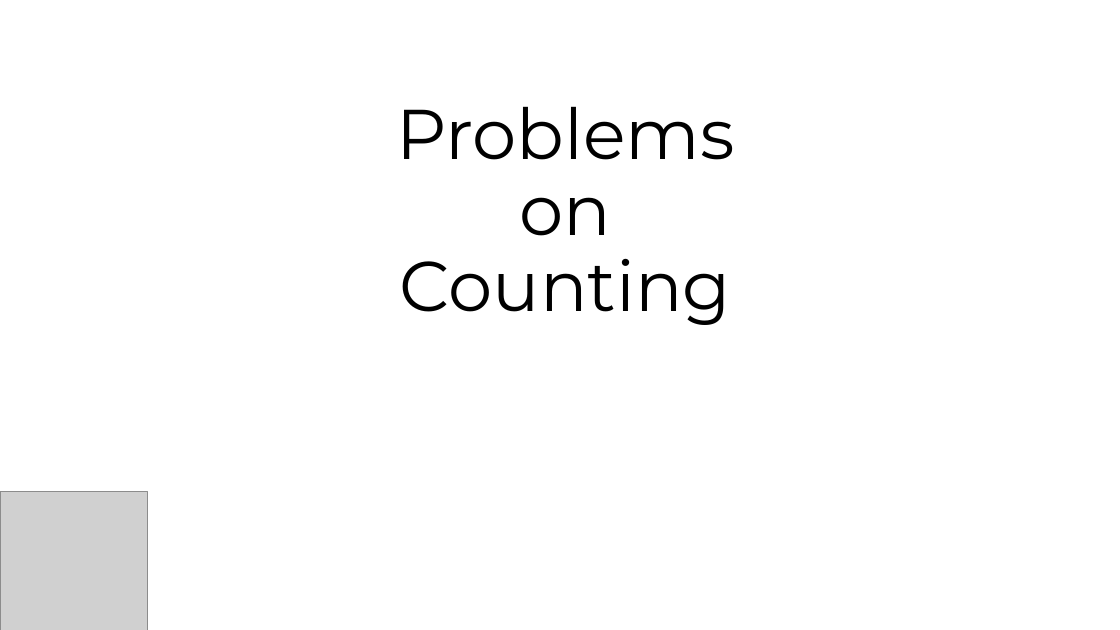
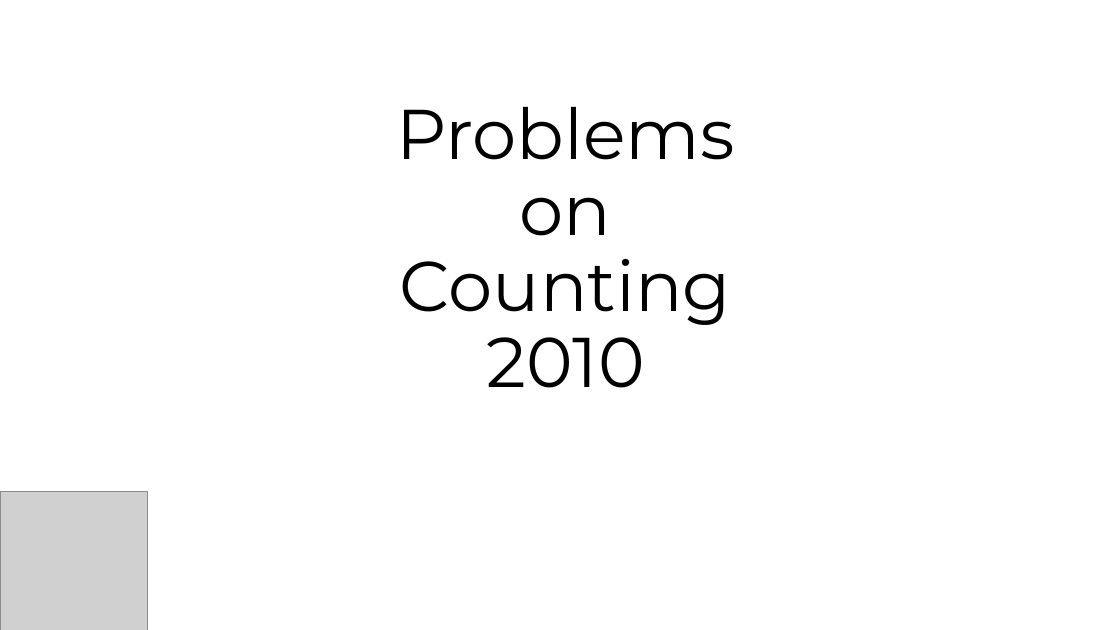
Before and after one commit to jinmang2/probability, a slide deck: slide 1 of 경우의 수 임용고시 2010.pptx. Drawn at 1120x630 pixels with LibreOffice and Linux fonts; fonts in the diff are those of the drawing; grey boxes stand for pictures. Boxes give left, top, right and bottom in pixels: in the first picture for what was removed or moved away, otherwise in the second. Text is boxed around its words. In the diff, an @@ line names an element or a change of style, - is before the commit and + after.

```diff
--- a/경우의 수 임용고시 2010.pptx
+++ b/경우의 수 임용고시 2010.pptx
@@ title at [396, 106, 734, 388]: text changed @@
-Problems
-on
-Counting
+Problems
+on
+Counting
+2010
```
Also in this commit, not shown: 4 slides added.
